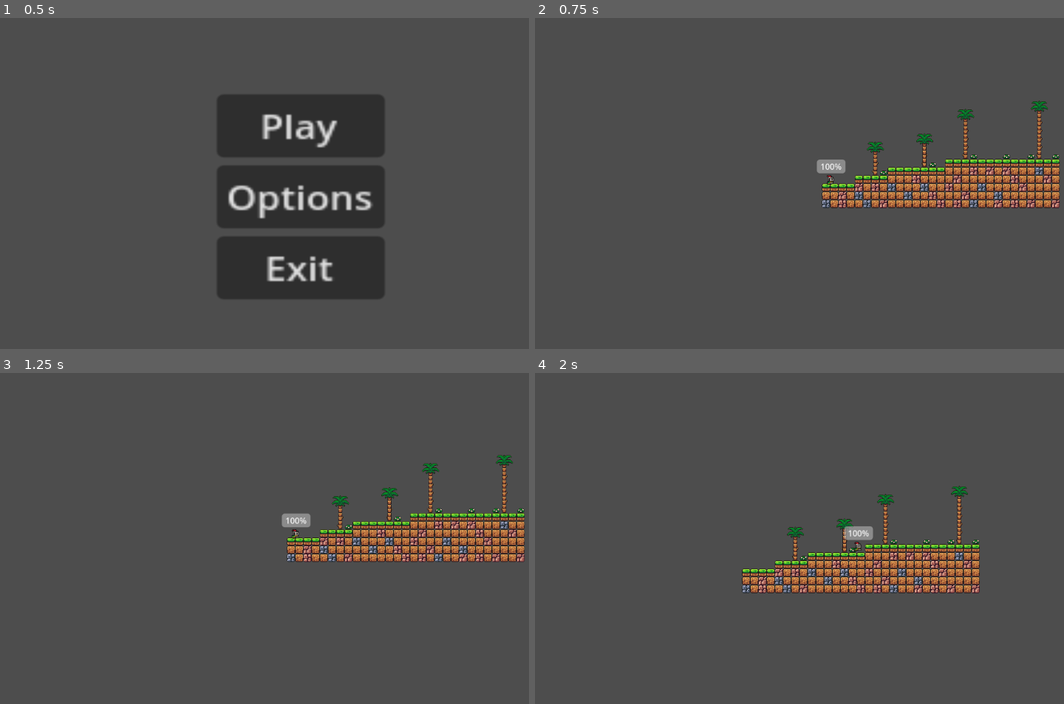
Above: before the commit, frames 1-4 (two rows, left to right).
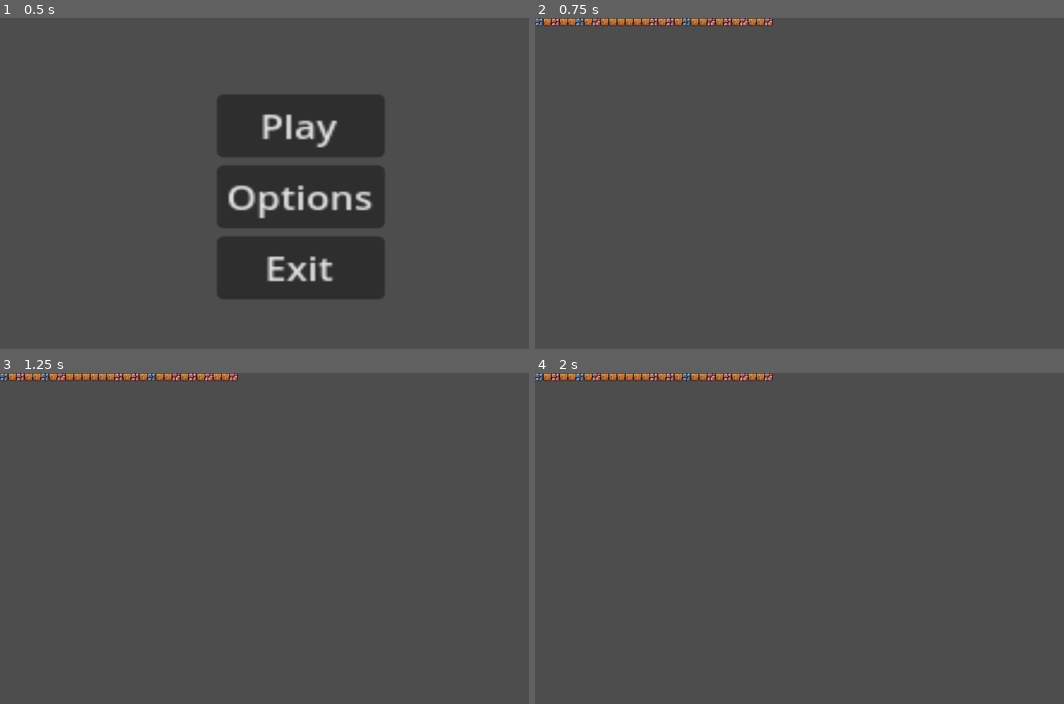
Above: after the commit, the same moments.

Repository: AC350144/FullyHacks2025
Game: Godot game, scene res://scenes/scene_switcher.tscn
Two runs of this game, one before a commit and one after it. Both use one fixed random seed, a clock stepped at 60 frames per second and the inputs below.
Inputs:
- Up to frame 1 (0.5 s): no input
- Up to frame 2 (0.75 s): click "Play" at 0.5 s
- Up to frame 3 (1.25 s): no input
- Up to frame 4 (2 s): tap Enter (ui_accept) at 1.25, 1.52 s; hold Right (ui_right) from 1.28 s (still down)

Frame 1 is identical in both runs. In frame 2, 7.3% of the frame differs, in the area x 0-100%, y 0-58%; in frame 3, 7.2%; in frame 4, 7.3%.
Error after the commit: Attempt to call function 'is_colliding' in base 'null instance' on a null instance. (res://scripts/planet_1.gd:6)

Commit message:
Trying to resolve merging issue

Diff:
--- a/scenes/planet1.tscn
+++ b/scenes/planet1.tscn
@@ -1,8 +1,7 @@
-[gd_scene load_steps=6 format=4 uid="uid://ii8jh23o07h6"]
+[gd_scene load_steps=5 format=4 uid="uid://ii8jh23o07h6"]
 
 [ext_resource type="Script" uid="uid://cobvte2gyquuq" path="res://scripts/planet_1.gd" id="1_3mkt7"]
 [ext_resource type="Texture2D" uid="uid://couhbxrmoptwa" path="res://assets/brackeys_platformer_assets/sprites/world_tileset.png" id="1_c3u4w"]
-[ext_resource type="PackedScene" uid="uid://bmou7yquaeulc" path="res://scenes/player.tscn" id="2_rghbl"]
 
 [sub_resource type="TileSetAtlasSource" id="TileSetAtlasSource_rghbl"]
 texture = ExtResource("1_c3u4w")
@@ -174,9 +173,3 @@
 tile_set = SubResource("TileSet_3mkt7")
 
 [node name="Enemies" type="Node2D" parent="."]
-
-[node name="Player" parent="." instance=ExtResource("2_rghbl")]
-position = Vector2(16, -34)
-
-[node name="RayCast2D" type="RayCast2D" parent="."]
-position = Vector2(104, -97)
